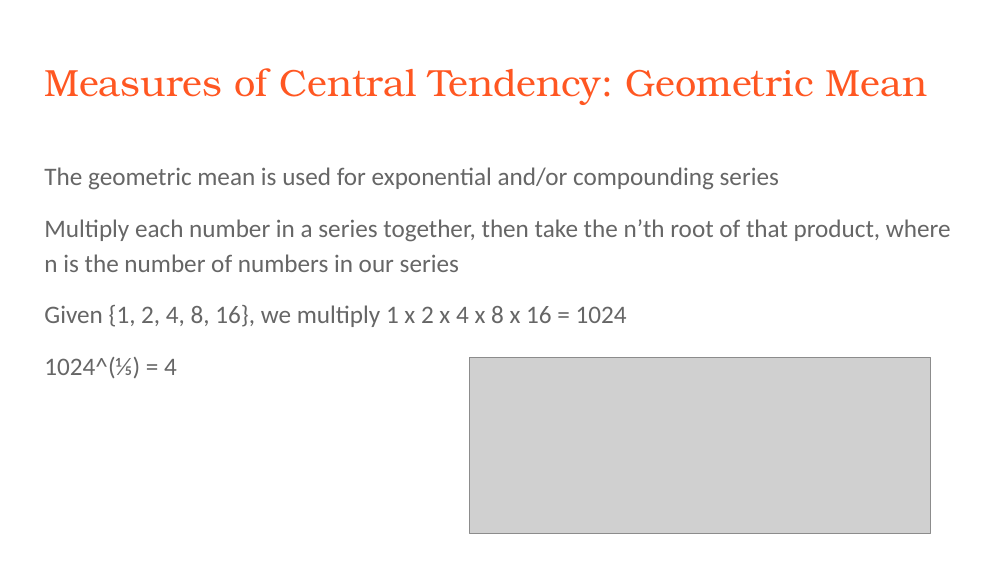
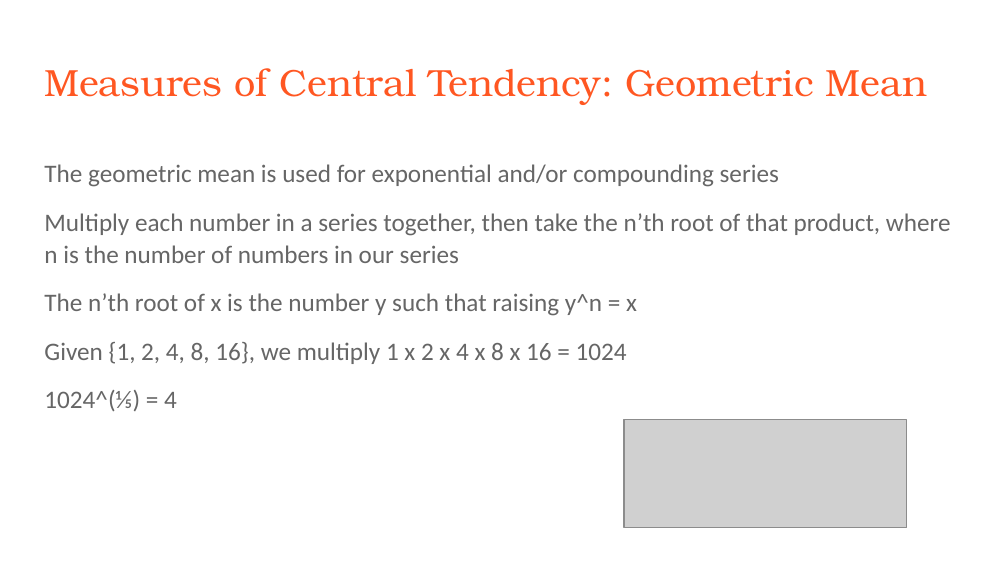
Before and after one commit to rjwrobel86/Python4Statistics, a slide deck: slide 6 of Stuff For Class/Slides/Descriptive Statistics.pptx. Drawn at 1008x567 pixels with LibreOffice and Linux fonts; fonts in the diff are those of the drawing; grey boxes stand for pictures. Boxes give left, top, right and bottom in pixels: in the first picture for what was removed or moved away, otherwise in the second. Text is boxed around its words. In the diff, an @@ line names an element or a change of style, - is before the commit and + after.

```diff
--- a/Stuff For Class/Slides/Descriptive Statistics.pptx
+++ b/Stuff For Class/Slides/Descriptive Statistics.pptx
@@ text at [44,164,951,411]: line spacing 1.15 to 1.05; less space between paragraphs @@
@@ text at [44,293,637,316]: paragraph added @@
+The n’th root of x is the number y such that raising y^n = x
@@ picture: place and size @@
-picture at [470,357,930,533]
+picture at [624,420,907,528]
```
Also in this commit, not shown: 12 other slides changed, 10 slides added, 8 slides removed, 27 other files.
